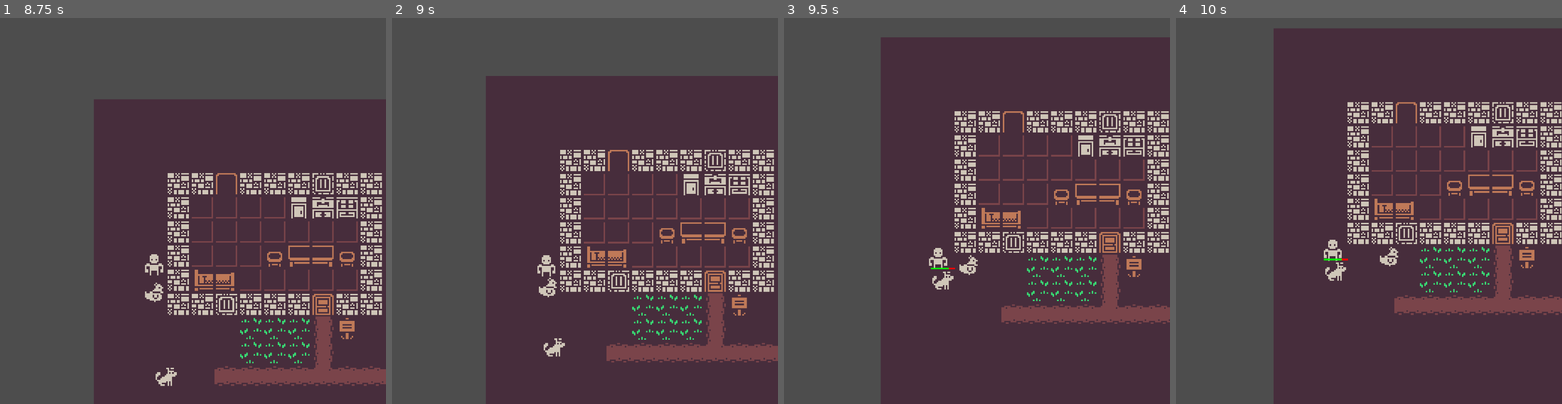
Above: before the commit, frames 1-4 (left to right).
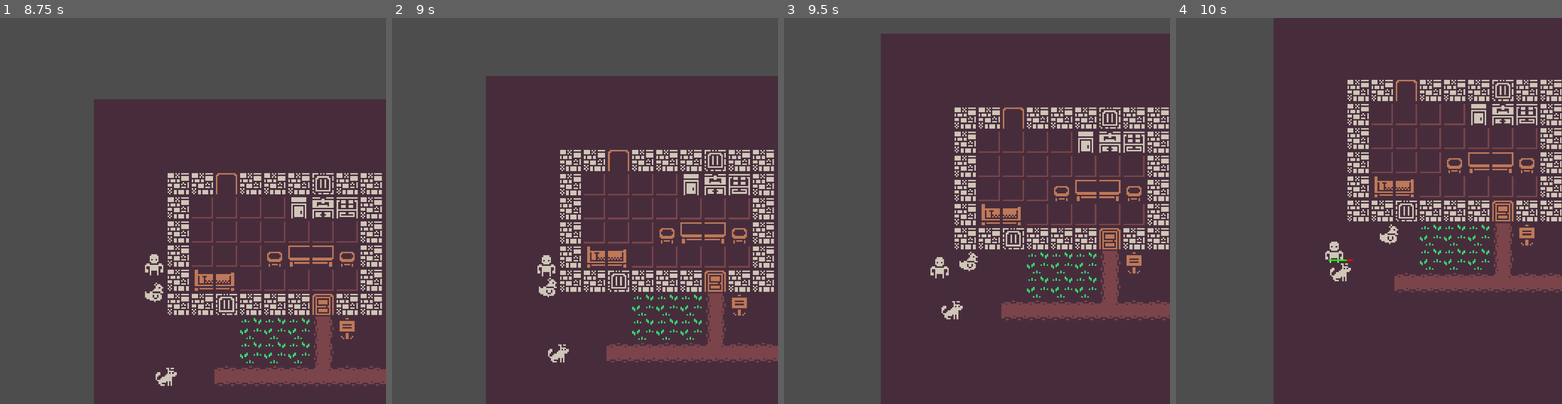
Above: after the commit, the same moments.

Repository: ojread/adventureland
Game: Godot game, scene res://scenes/world/world.tscn
Two runs of this game, one before a commit and one after it. Both use one fixed random seed, a clock stepped at 60 frames per second and the inputs below.
Inputs (mouse positions are in pixels of both pictures, inside the frame that each line leads up to):
- Up to frame 1 (8.75 s): tap Enter at 0.5 s; drag from (193, 211) to (231, 126) at 0.52 s; tap Space at 1.25 s; drag from (362, 392) to (173, 288) at 1.27 s; move the mouse to (331, 361) at 2.02 s; press the mouse at (331, 361) at 2.03 s; release the mouse at (331, 361) at 2.75 s; drag from (61, 52) to (77, 153) at 2.77 s; move the mouse to (308, 268) at 3.52 s; press the mouse at (308, 268) at 3.53 s; release the mouse at (308, 268) at 4.25 s; drag from (77, 153) to (135, 114) at 4.27 s; move the mouse to (212, 211) at 5.02 s; press the mouse at (212, 211) at 5.03 s; release the mouse at (212, 211) at 5.75 s; drag from (135, 114) to (115, 230) at 5.77 s; move the mouse to (277, 191) at 6.52 s; press the mouse at (277, 191) at 6.53 s; release the mouse at (277, 191) at 7.25 s; drag from (77, 388) to (173, 288) at 7.27 s; move the mouse to (231, 126) at 8.02 s; press the mouse at (231, 126) at 8.03 s
- Up to frame 2 (9 s): release the mouse at (623, 126) at 8.75 s; drag from (565, 288) to (469, 153) at 8.77 s
- Up to frame 3 (9.5 s): no input
- Up to frame 4 (10 s): move the mouse to (1484, 268) at 9.52 s; press the mouse at (1484, 268) at 9.53 s

Frame 1 is identical in both runs. In frame 2, 0.2% of the frame differs, in the area x 39-46%, y 82-90%; in frame 3, 9.6%; in frame 4, 16%, in the area x 25-100%, y 0-77%.

Commit message:
Follow behavior

Diff:
--- /dev/null
+++ b/behaviours/if_moving.gd
@@ -0,0 +1,7 @@
+extends ConditionLeaf
+
+func tick(actor, _blackboard):
+	if actor.nav.is_navigation_finished():
+		return FAILURE
+	else:
+		return SUCCESS
--- a/behaviours/move_to_actor.gd
+++ b/behaviours/move_to_actor.gd
@@ -3,11 +3,12 @@
 @export var target_actor: Actor
 
 func tick(actor, _blackboard):
+
+	#if actor.nav.is_navigation_finished():
+		#return SUCCESS
+	##if actor.cant_do_your_action:
+		##return FAILURE
+	#else:
+		#return RUNNING
+
 	actor.set_target_position(target_actor.position, true)
-
-	if actor.nav.is_navigation_finished():
-		return SUCCESS
-	#if actor.cant_do_your_action:
-		#return FAILURE
-	else:
-		return RUNNING
--- a/scenes/world/world.tscn
+++ b/scenes/world/world.tscn
@@ -12,6 +12,8 @@
 [ext_resource type="PackedScene" uid="uid://dex1bflk84ykr" path="res://actors/dog.tscn" id="9_gb53w"]
 [ext_resource type="Script" uid="uid://weem8jao4vjf" path="res://addons/beehave/nodes/beehave_tree.gd" id="10_umvgx"]
 [ext_resource type="Script" uid="uid://b0e1nbno8c3n8" path="res://addons/beehave/nodes/composites/sequence.gd" id="11_mxkvs"]
+[ext_resource type="Script" uid="uid://n47sa8e7336b" path="res://behaviours/if_moving.gd" id="12_71ii3"]
+[ext_resource type="Script" uid="uid://cvhnloulcs2ga" path="res://addons/beehave/nodes/decorators/inverter.gd" id="12_bt7bg"]
 [ext_resource type="Script" uid="uid://b0xmvglomy8xh" path="res://behaviours/if_near_actor.gd" id="12_m114p"]
 [ext_resource type="Script" uid="uid://cbfwpyugud3t3" path="res://behaviours/move_to_actor.gd" id="13_mxkvs"]
 [ext_resource type="Script" uid="uid://dhhva4gyx5co4" path="res://addons/beehave/blackboard.gd" id="14_71ii3"]
@@ -91,7 +93,7 @@
 
 [node name="BeehaveTree" type="Node" parent="Map/Dog" node_paths=PackedStringArray("blackboard", "actor")]
 script = ExtResource("10_umvgx")
-blackboard = NodePath("@Node@122911")
+blackboard = NodePath("@Node@21824")
 actor = NodePath("..")
 metadata/_custom_type_script = "uid://weem8jao4vjf"
 
@@ -99,10 +101,18 @@
 script = ExtResource("11_mxkvs")
 metadata/_custom_type_script = "uid://b0e1nbno8c3n8"
 
+[node name="InverterDecorator" type="Node" parent="Map/Dog/BeehaveTree/SequenceComposite"]
+script = ExtResource("12_bt7bg")
+metadata/_custom_type_script = "uid://cvhnloulcs2ga"
+
+[node name="IfMoving" type="Node" parent="Map/Dog/BeehaveTree/SequenceComposite/InverterDecorator"]
+script = ExtResource("12_71ii3")
+metadata/_custom_type_script = "uid://dgyne068nhavm"
+
 [node name="IfNearActor" type="Node" parent="Map/Dog/BeehaveTree/SequenceComposite" node_paths=PackedStringArray("target_actor")]
 script = ExtResource("12_m114p")
 target_actor = NodePath("../../../../Player")
-range = 64.0
+range = 32.0
 metadata/_custom_type_script = "uid://dgyne068nhavm"
 
 [node name="MoveToActor" type="Node" parent="Map/Dog/BeehaveTree/SequenceComposite" node_paths=PackedStringArray("target_actor")]
Not shown, added: behaviours/if_moving.gd.uid
Not shown: 1 places in scenes/world/world.tscn that only renumber resources
